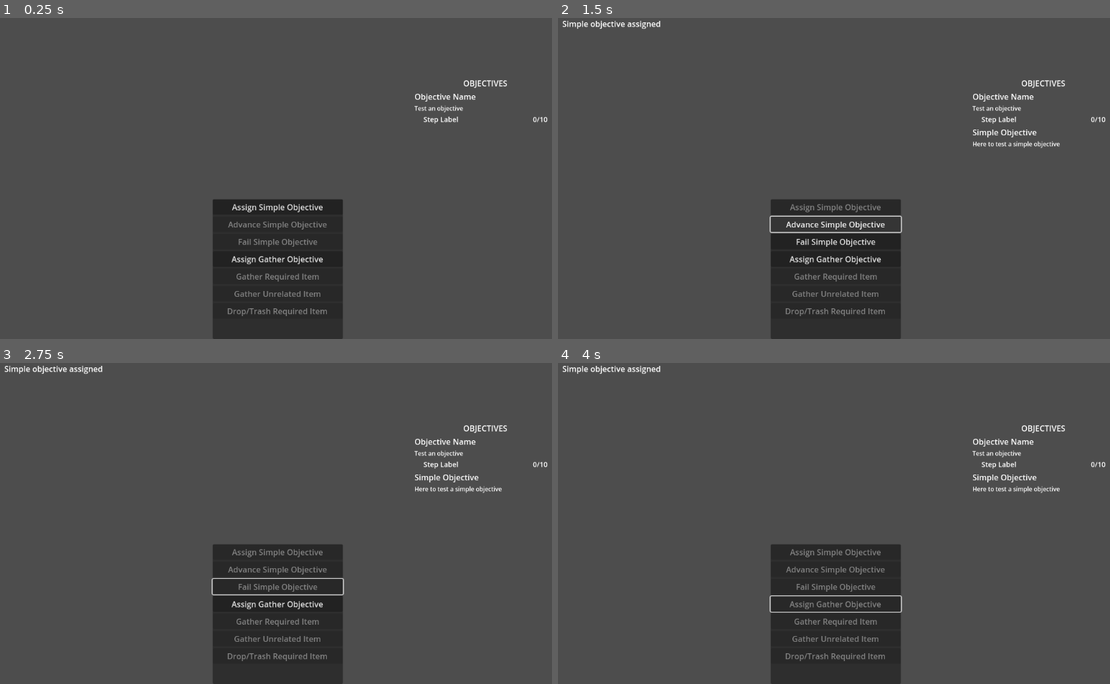
Above: before the commit, frames 1-4 (two rows, left to right).
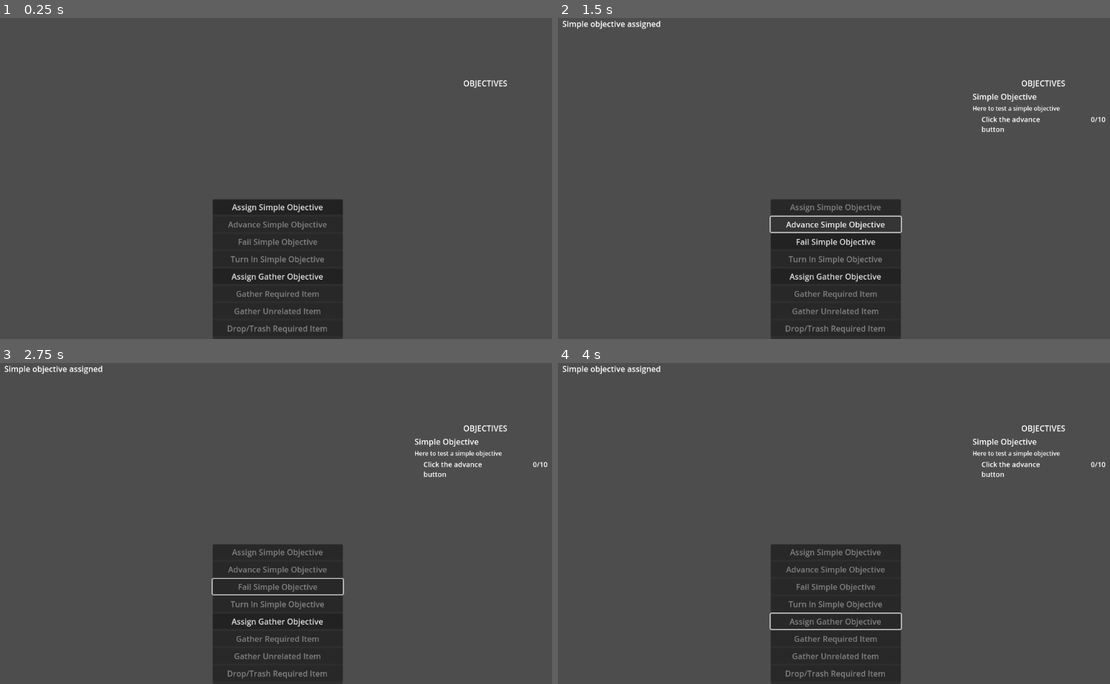
Above: after the commit, the same moments.

Repository: hamgoblin45/Fascism-Sim
Game: Godot game, scene res://Interface/objective_control.tscn
The game is run twice, just before and just after one commit, with the same random seed, the same clock (stepped at 60 frames per second) and the same inputs.
Inputs:
- Up to frame 1 (0.25 s): no input
- Up to frame 2 (1.5 s): click "Assign Simple Objective" at 0.5 s; click "Advance Simple Objective" at 1.25 s
- Up to frame 3 (2.75 s): click "Fail Simple Objective" at 2 s
- Up to frame 4 (4 s): click "Assign Gather Objective" at 2.75 s; tap Enter at 3.5 s

The runs differ from the first frame. In frame 1, 1.2% of the frame differs, in the area x 41-100%, y 23-99%; in frame 2, 1.6%; in frame 3, 1.6%; in frame 4, 1.9%, in the area x 38-91%, y 23-99%.

Commit message:
More connects for imrpoved assign obj

Diff:
--- a/objectives/Interface/objective_control.tscn
+++ b/objectives/Interface/objective_control.tscn
@@ -51,6 +51,7 @@
 size_flags_vertical = 3
 
 [node name="ObjectiveUI" parent="ObjectiveTrackerUI/ObjectiveTrackerContainer/ObjectiveContainer" instance=ExtResource("3_0ygxj")]
+visible = false
 layout_mode = 2
 
 [node name="TestControl" type="Control" parent="."]
@@ -91,6 +92,11 @@
 layout_mode = 2
 disabled = true
 text = "Fail Simple Objective"
+
+[node name="TurnInSimpleObjective" type="Button" parent="TestControl/ButtonsPanel/VBoxContainer"]
+layout_mode = 2
+disabled = true
+text = "Turn In Simple Objective"
 
 [node name="AssignGatherObjective" type="Button" parent="TestControl/ButtonsPanel/VBoxContainer"]
 layout_mode = 2
@@ -138,6 +144,7 @@
 [connection signal="pressed" from="TestControl/ButtonsPanel/VBoxContainer/AssignSimpleObjective" to="TestControl" method="_on_assign_simple_objective_pressed"]
 [connection signal="pressed" from="TestControl/ButtonsPanel/VBoxContainer/AdvanceSimpleObjective" to="TestControl" method="_on_advance_simple_objective_pressed"]
 [connection signal="pressed" from="TestControl/ButtonsPanel/VBoxContainer/FailSimpleObjective" to="TestControl" method="_on_fail_simple_objective_pressed"]
+[connection signal="pressed" from="TestControl/ButtonsPanel/VBoxContainer/TurnInSimpleObjective" to="TestControl" method="_on_turn_in_simple_objective_pressed"]
 [connection signal="pressed" from="TestControl/ButtonsPanel/VBoxContainer/AssignGatherObjective" to="TestControl" method="_on_assign_gather_objective_pressed"]
 [connection signal="pressed" from="TestControl/ButtonsPanel/VBoxContainer/GatherRequiredItem" to="TestControl" method="_on_gather_required_item_pressed"]
 [connection signal="pressed" from="TestControl/ButtonsPanel/VBoxContainer/GatherUnrelatedItem" to="TestControl" method="_on_gather_unrelated_item_pressed"]
--- a/objectives/Interface/objective_manager.gd
+++ b/objectives/Interface/objective_manager.gd
@@ -6,6 +6,7 @@
 	EventBus.assign_objective.connect(_assign_objective)
 	EventBus.advance_objective.connect(_advance_objective)
 	EventBus.complete_objective.connect(_complete_objective)
+	EventBus.turn_in_objective.connect(_turn_in_objective)
 	EventBus.remove_objective.connect(_remove_objective)
 
 func _assign_objective(objective: ObjectiveData):
@@ -34,5 +35,8 @@
 	pass
 
 
+func _turn_in_objective(objective: ObjectiveData):
+	pass
+
 func _remove_objective(objective: ObjectiveData):
 	pass
--- a/objectives/Interface/objective_tracker_ui.gd
+++ b/objectives/Interface/objective_tracker_ui.gd
@@ -8,10 +8,18 @@
 
 
 func _ready():
-	EventBus.assign_objective.connect(_on_objective_assigned)
+	EventBus.objective_assigned.connect(_on_objective_assigned)
+	EventBus.objective_advanced.connect(_on_objective_advanced)
 
 func _on_objective_assigned(objective: ObjectiveData):
 	print("Objective assignment received by ObjectiveTrackerUI")
 	var objective_ui = OBJECTIVE_UI.instantiate()
 	objective_container.add_child(objective_ui)
 	objective_ui.set_objective_data(objective)
+
+func _on_objective_advanced(objective: ObjectiveData):
+	print("Objective advancement received by ObjectiverTrackerUI")
+	# Nothing should actually be needed here as each Objective UI tracks its own advance signal
+	#for obj_ui in objective_container.get_children():
+		#if obj_ui.objective_data.id == objective.id:
+			#
--- a/objectives/Interface/objective_ui.gd
+++ b/objectives/Interface/objective_ui.gd
@@ -23,6 +23,8 @@
 	objective_name.text = objective.name
 	objective_description.text = objective.description
 
+	_set_current_step(objective.current_step)
+
 	EventBus.objective_advanced.connect(_on_step_advanced)
 
 func _set_current_step(step: ObjectiveStepData):
@@ -33,6 +35,7 @@
 	# set step ui in its own code
 
 func _on_step_advanced(objective: ObjectiveData):
-	print("step advance acknowledged in objective_ui. Objective: %s, Current Step: %s" % [objective, objective.current_step])
+	if objective.id == objective_data.id:
+		print("step advance acknowledged in objective_ui. Objective: %s, Current Step: %s" % [objective, objective.current_step])
 
-	_set_current_step(objective_data.current_step)
+		_set_current_step(objective_data.current_step)
--- a/objectives/test_control.gd
+++ b/objectives/test_control.gd
@@ -65,3 +65,8 @@
 
 	if output_container.get_children().size() > 8:
 		output_container.get_children()[0].queue_free()
+
+
+func _on_turn_in_simple_objective_pressed() -> void:
+	var obj = TEST_SIMPLE_OBJECTIVE
+	EventBus.turn_in_objective.emit(obj)
